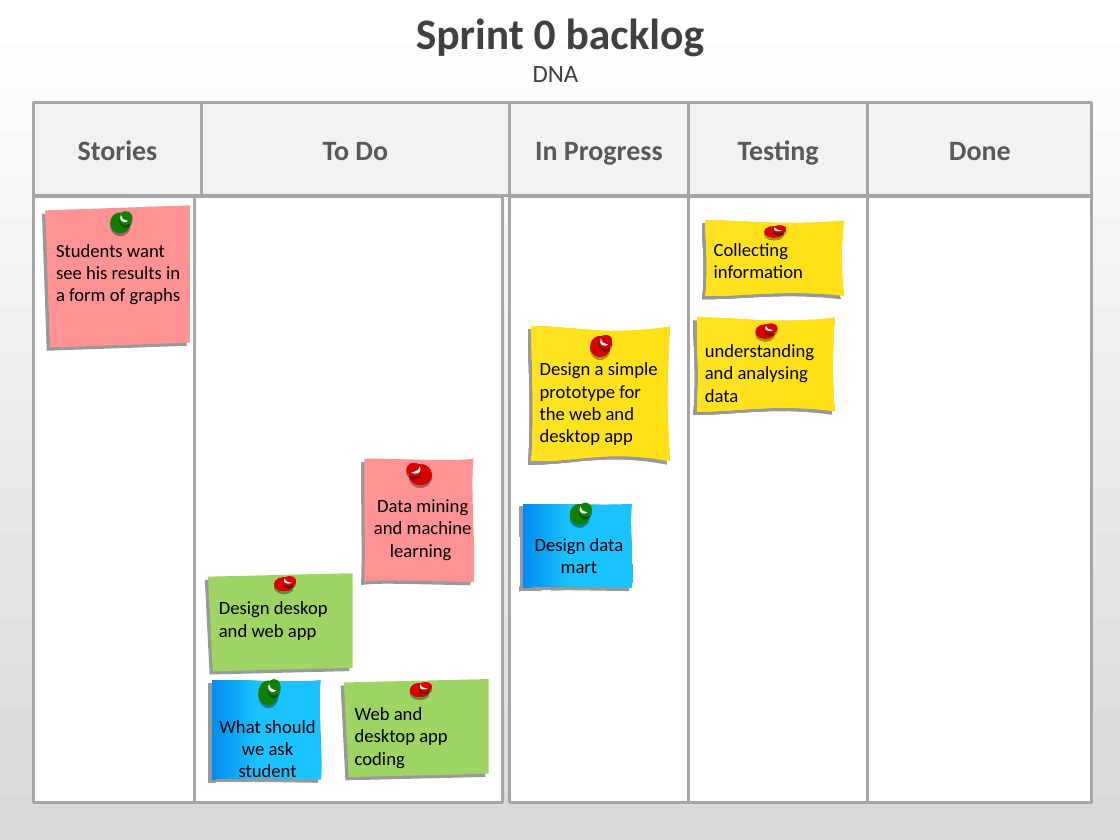
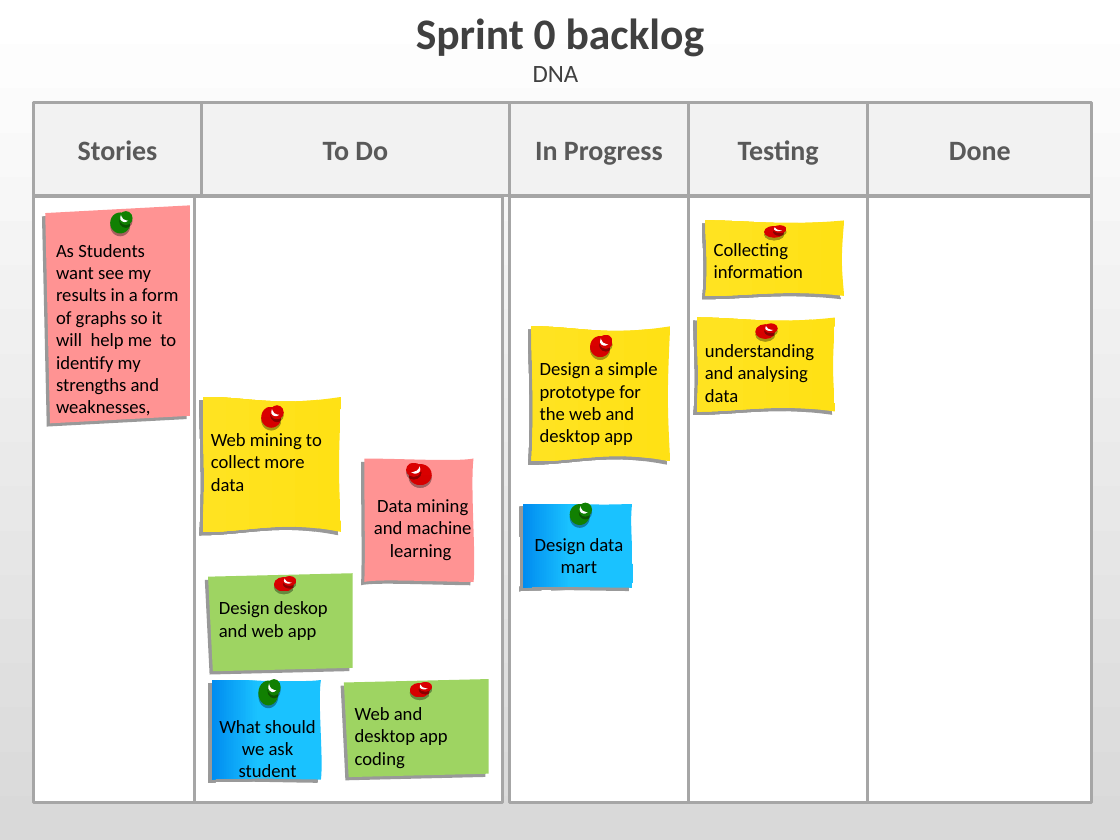
Before and after one commit to abderrahmaneMustapha/DNA, a slide deck: slide 1 of Planing/DNA_Scrum_Task_Board.odp. Drawn at 1120x840 pixels with LibreOffice and Linux fonts; fonts in the diff are those of the drawing. Boxes give left, top, right and bottom in pixels: in the first picture for what was removed or moved away, otherwise in the second. Text is boxed around its words. In the diff, an @@ line names an element or a change of style, - is before the commit and + after.

```diff
--- a/Planing/DNA_Scrum_Task_Board.odp
+++ b/Planing/DNA_Scrum_Task_Board.odp
@@ freeform shape: place and size @@
-freeform shape at <box>45,205,189,347</box>
+freeform shape at <box>45,205,189,423</box>
@@ text at <box>56,244,178,419</box>: text changed @@
-Students want see his results in a form of graphs
+As Students want see my results in a form of graphs so it will help me to identify my strengths and weaknesses,
@@ group added at <box>203,396,342,532</box>: 2 freeform shapes, 2 ellipses, 1 text @@
+Web mining to collect more data
```
Also in this commit, not shown: 14 other files.
